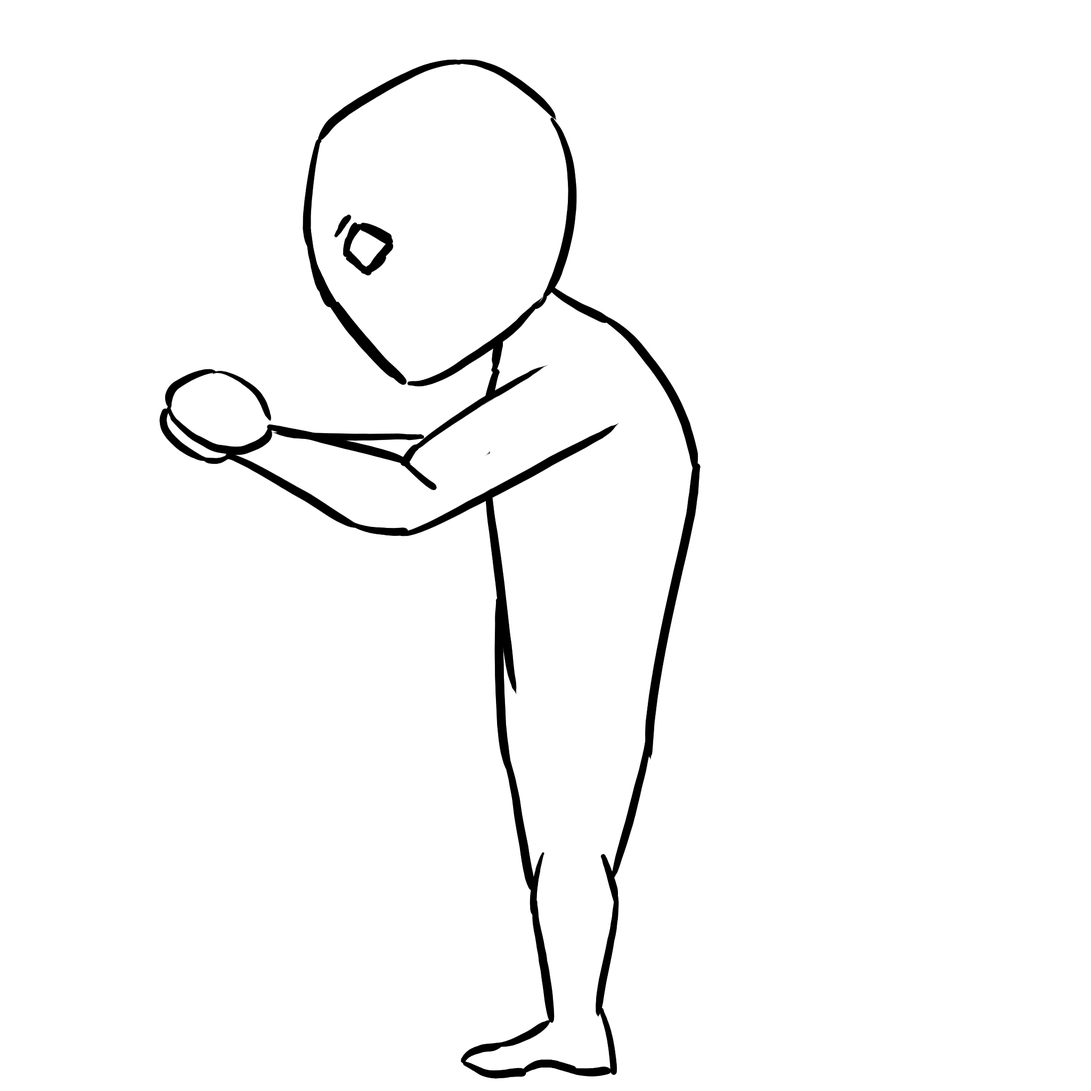
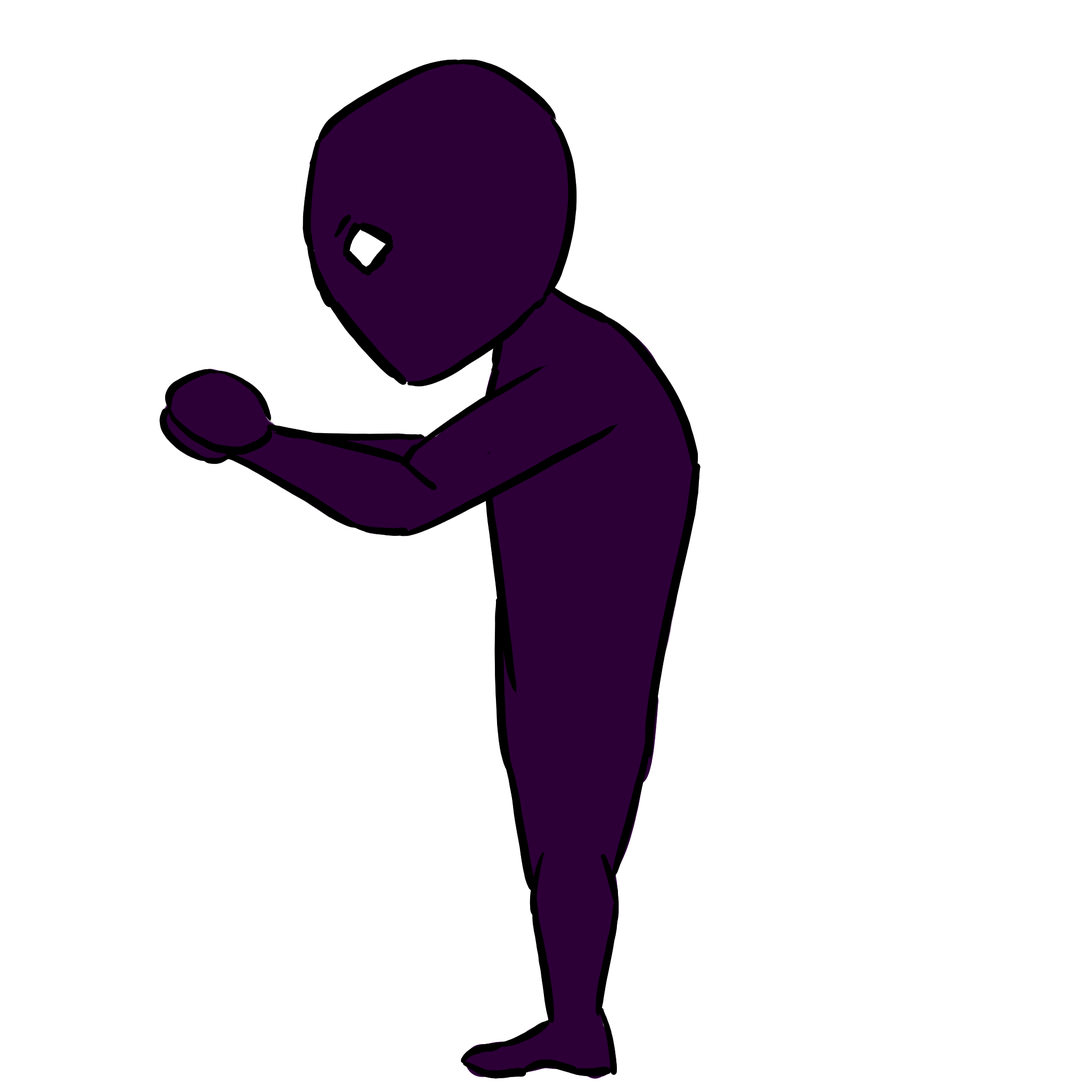
Revision of a layered (1091, 1091) image; what changed, layer by layer:
pixels changed over [160, 63, 694, 1080] (layer not identified)
